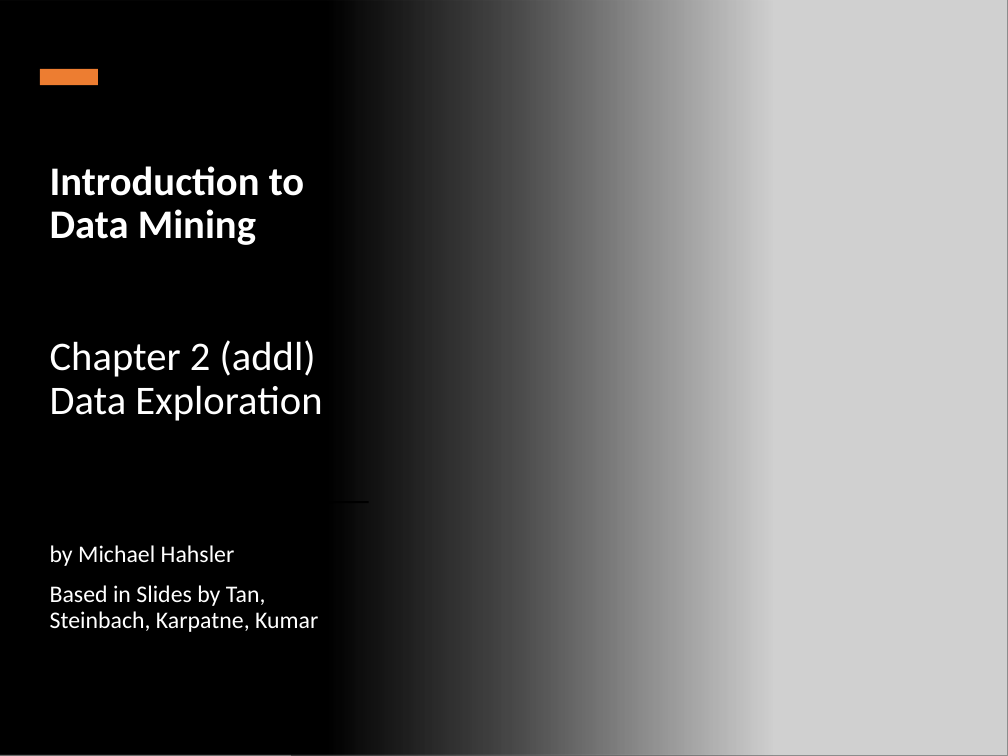
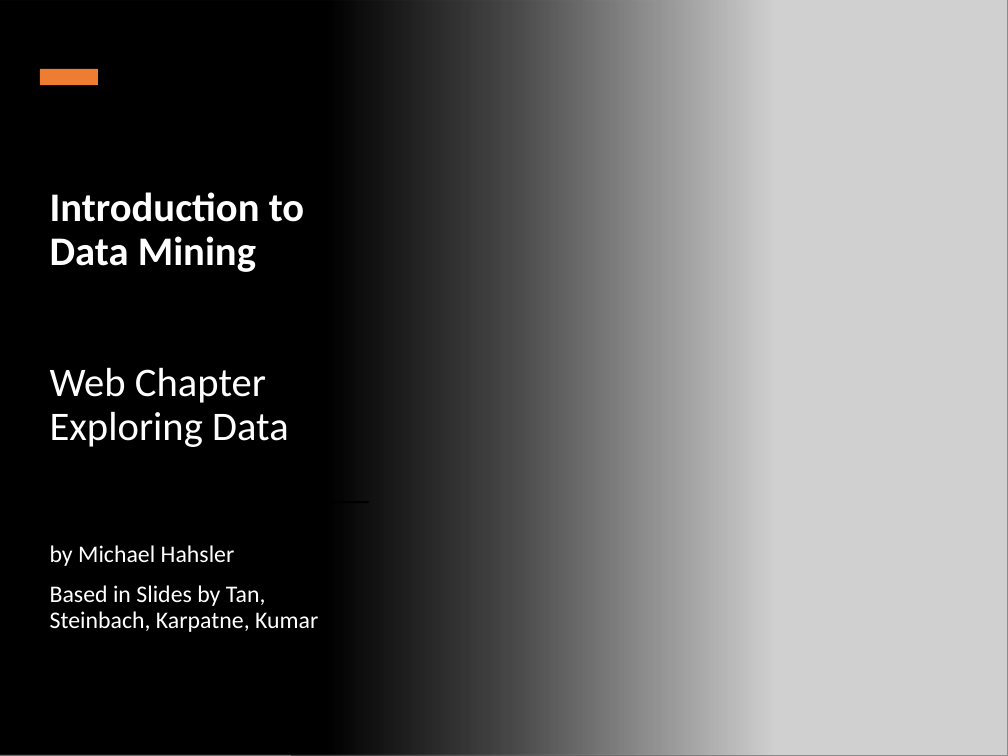
Before and after one commit to mhahsler/Introduction_to_Data_Mining_R_Examples, a slide deck: slide 1 of slides/chap2_exploration.pptx. Drawn at 1008x756 pixels with LibreOffice and Linux fonts; fonts in the diff are those of the drawing; grey boxes stand for pictures. Boxes give left, top, right and bottom in pixels: in the first picture for what was removed or moved away, otherwise in the second. Text is boxed around its words. In the diff, an @@ line names an element or a change of style, - is before the commit and + after.

```diff
--- a/slides/chap2_exploration.pptx
+++ b/slides/chap2_exploration.pptx
@@ title at bbox=[50, 192, 304, 447]: text changed; bold on @@
-Introduction to
-Data Mining
-Chapter 2 (addl)
-Data Exploration
+Introduction to
+Data Mining
+Web Chapter
+Exploring Data
```
Also in this commit, not shown: 2 slides added, 1 other file.
